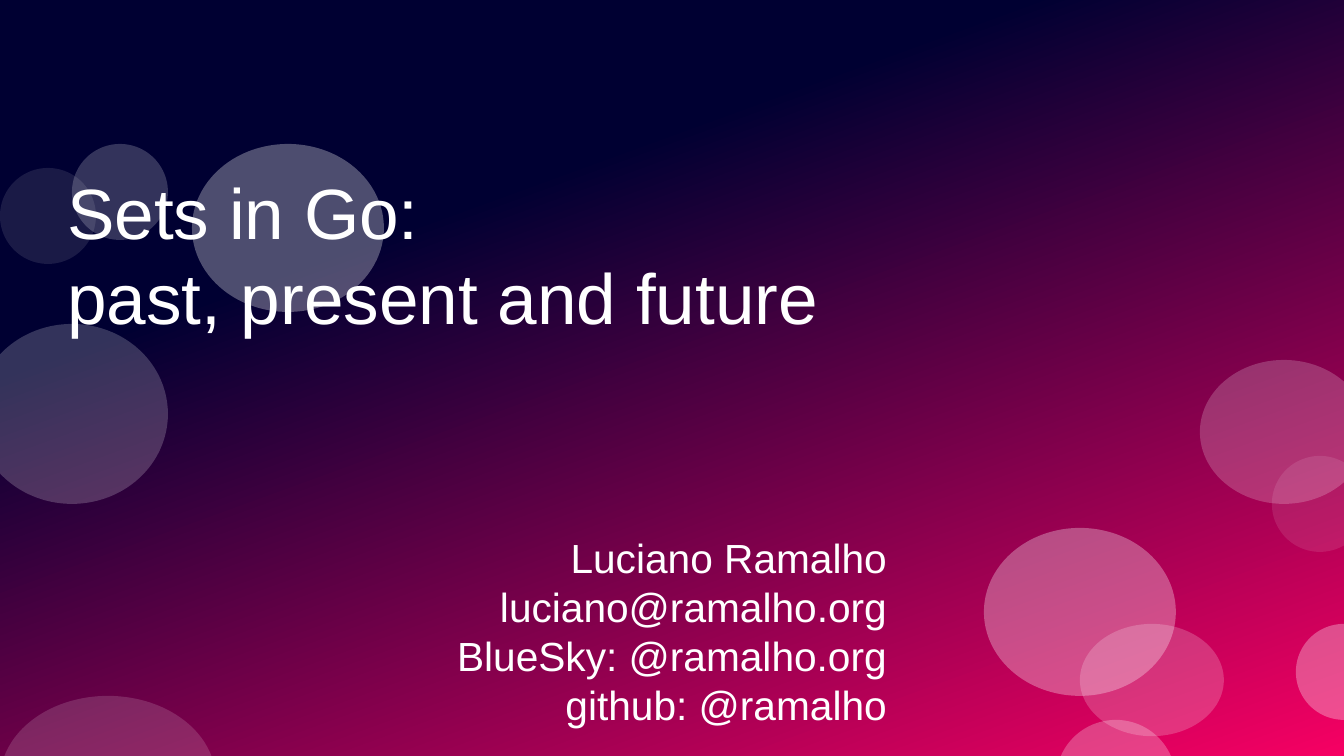
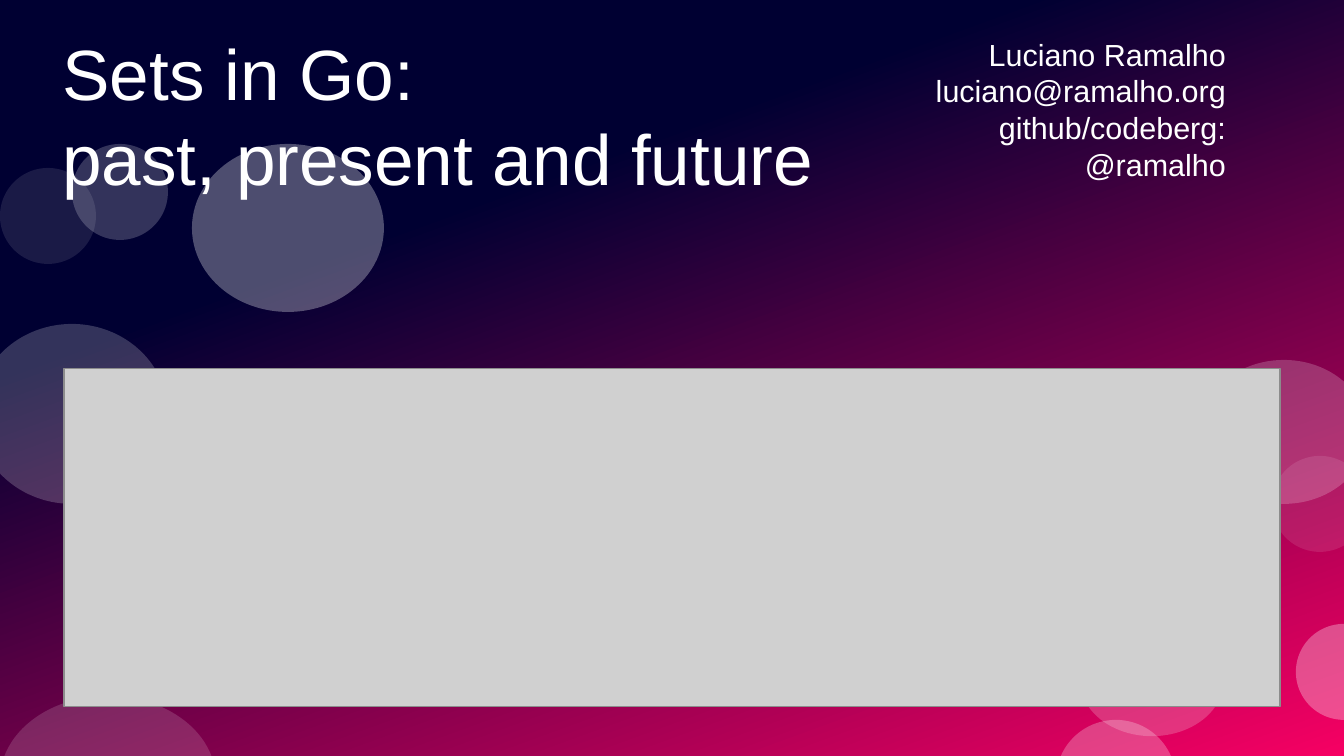
Before and after one commit to ramalho/sets-in-go, a slide deck: slide 1 of sets-in-go.odp. Drawn at 1344x756 pixels with LibreOffice and Linux fonts; fonts in the diff are those of the drawing; grey boxes stand for pictures. Boxes give left, top, right and bottom in pixels: in the first picture for what was removed or moved away, otherwise in the second. Text is boxed around its words. In the diff, an @@ line names an element or a change of style, - is before the commit and + after.

```diff
--- a/sets-in-go.odp
+++ b/sets-in-go.odp
@@ title "Sets in Go: past, present ..." rewrapped from (67,182,818,337) to (62,48,813,198) @@
@@ subtitle "Luciano Ramalho": place and size @@
-subtitle "Luciano Ramalho" at (457,543,887,727)
+subtitle "Luciano Ramalho" at (936,44,1226,181)
@@ subtitle at (936,44,1226,108): size 24 to 18 pt in "Luciano Ramalho", "luciano@ramalho.org" @@
@@ subtitle at (999,117,1226,181): text changed; size 24 to 18 pt @@
-BlueSky: @ramalho.org
-github: @ramalho
+github/codeberg:
+@ramalho
@@ picture added at (65,370,1281,707) @@
@@ ellipse removed at (984,528,1176,696) @@
```
Also in this commit, not shown: 7 slides added, 1 slide removed, 2 other files.
